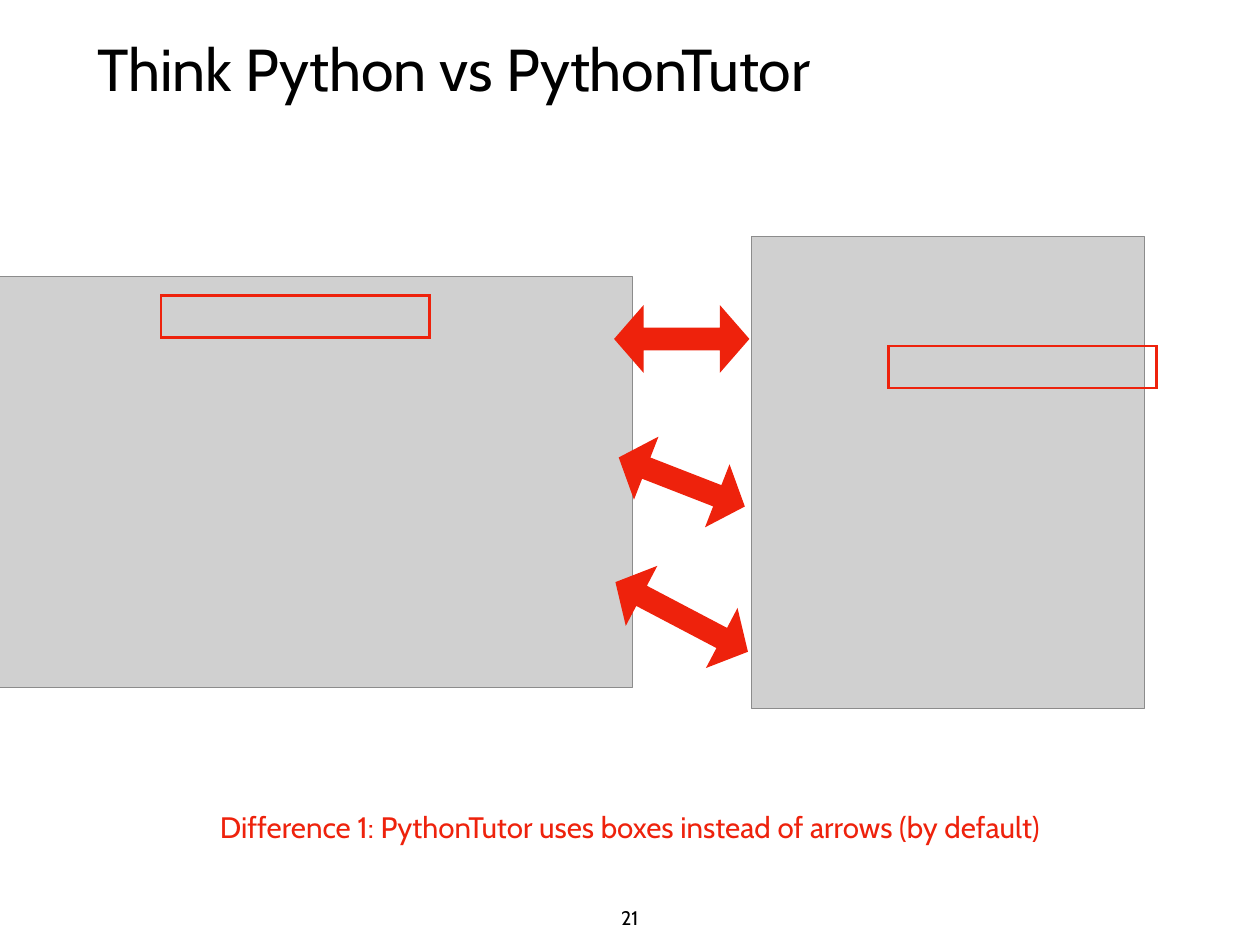
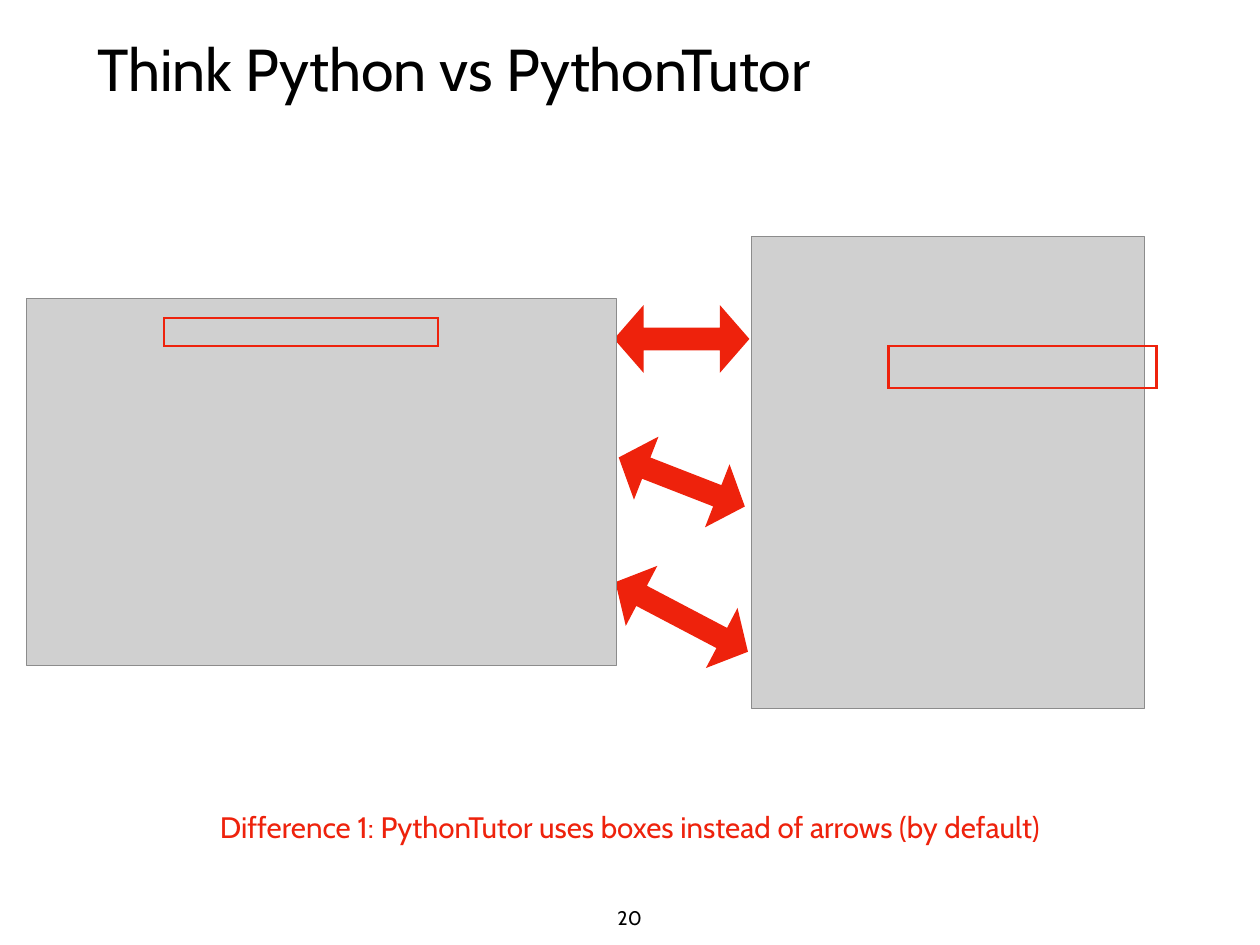
Before and after one commit to tylerharter/caraza-harter-com, a slide deck: slide 20 of tyler/meena/cs220/f20/materials/lec_07_F20.ppt (slide 21 before the commit). Drawn at 1260x945 pixels with LibreOffice and Linux fonts; fonts in the diff are those of the drawing; grey boxes stand for pictures. Boxes give left, top, right and bottom in pixels: in the first picture for what was removed or moved away, otherwise in the second. Text is boxed around its words. In the diff, an @@ line names an element or a change of style, - is before the commit and + after.

```diff
--- a/tyler/meena/cs220/f20/materials/lec_07_F20.ppt
+++ b/tyler/meena/cs220/f20/materials/lec_07_F20.ppt
@@ picture: place and size @@
-picture at bbox=[0, 276, 633, 688]
+picture at bbox=[27, 299, 616, 665]
@@ rectangle: place and size @@
-rectangle at bbox=[161, 295, 430, 338]
+rectangle at bbox=[164, 318, 439, 346]
@@ page number at bbox=[617, 911, 641, 926]: text changed @@
-21
+20
```
Also in this commit, not shown: 13 other slides changed, 1 slide removed, 1 other file.
